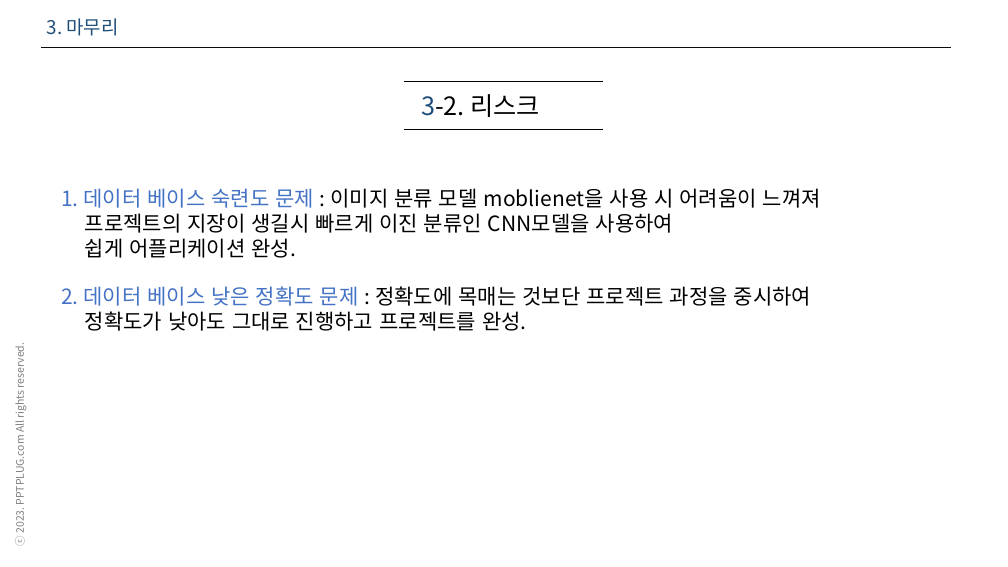
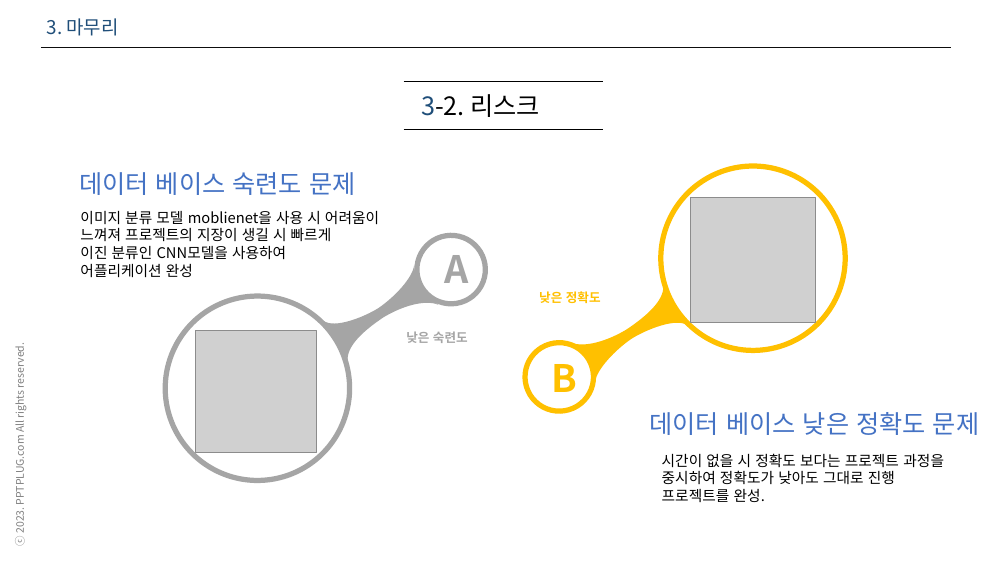
Before and after one commit to tjdwjdgus99/HRD_PYTHON_AI, a slide deck: slide 11 of Python04_ML_DL_Android_project/프로젝트 설계 성정현.pptx. Drawn at 1008x567 pixels with LibreOffice and Linux fonts; fonts in the diff are those of the drawing; grey boxes stand for pictures. Boxes give left, top, right and bottom in pixels: in the first picture for what was removed or moved away, otherwise in the second. Text is boxed around its words. In the diff, an @@ line names an element or a change of style, - is before the commit and + after.

```diff
--- a/Python04_ML_DL_Android_project/프로젝트 설계 성정현.pptx
+++ b/Python04_ML_DL_Android_project/프로젝트 설계 성정현.pptx
@@ ellipse added at <box>626,132,880,385</box>, fill #FFFFFF, outline #FFC000 5 pt @@
@@ text added at <box>79,172,355,195</box>, 24 pt, text #4472C4 @@
+데이터 베이스 숙련도 문제
@@ picture added at <box>690,198,816,324</box> @@
@@ text at <box>80,211,379,277</box>: text changed; size 20 to 14 pt @@
-1. 데이터 베이스 숙련도 문제 : 이미지 분류 모델 moblienet을 사용 시 어려움이 느껴져
-프로젝트의 지장이 생길시 빠르게 이진 분류인 CNN모델을 사용하여
-쉽게 어플리케이션 완성.
-2. 데이터 베이스 낮은 정확도 문제 : 정확도에 목매는 것보단 프로젝트 과정을 중시하여
-정확도가 낮아도 그대로 진행하고 프로젝트를 완성.
+이미지 분류 모델 moblienet을 사용 시 어려움이 느껴져 프로젝트의 지장이 생길 시 빠르게
+이진 분류인 CNN모델을 사용하여
+어플리케이션 완성
@@ ellipse added at <box>404,222,498,317</box>, fill #FFFFFF, outline #A5A5A5 5 pt @@
@@ ellipse added at <box>131,262,385,516</box>, fill #FFFFFF, outline #A5A5A5 5 pt @@
@@ freeform shape added at <box>323,265,438,360</box>, fill #A5A5A5 @@
@@ text added at <box>444,255,468,283</box>, 36 pt, text #A5A5A5, bold @@
+A
@@ text added at <box>539,291,601,303</box>, 12 pt, text #FFC000, bold @@
+낮은 정확도
@@ freeform shape added at <box>571,286,688,382</box>, fill #FFC000 @@
@@ picture added at <box>195,330,317,452</box> @@
@@ text added at <box>406,331,468,343</box>, 12 pt, text #A5A5A5, bold @@
+낮은 숙련도
@@ ellipse added at <box>513,330,607,424</box>, fill #FFFFFF, outline #FFC000 5 pt @@
@@ text added at <box>552,364,578,403</box>, 36 pt, text #FFC000, bold @@
+B
@@ text added at <box>650,412,979,435</box>, 24 pt, text #4472C4 @@
+데이터 베이스 낮은 정확도 문제
@@ text added at <box>662,453,944,502</box>, 14 pt, text #000000 @@
+시간이 없을 시 정확도 보다는 프로젝트 과정을 중시하여 정확도가 낮아도 그대로 진행
+프로젝트를 완성.
```
Also in this commit, not shown: 7 other slides changed, 2 slides added, 1 slide removed.
